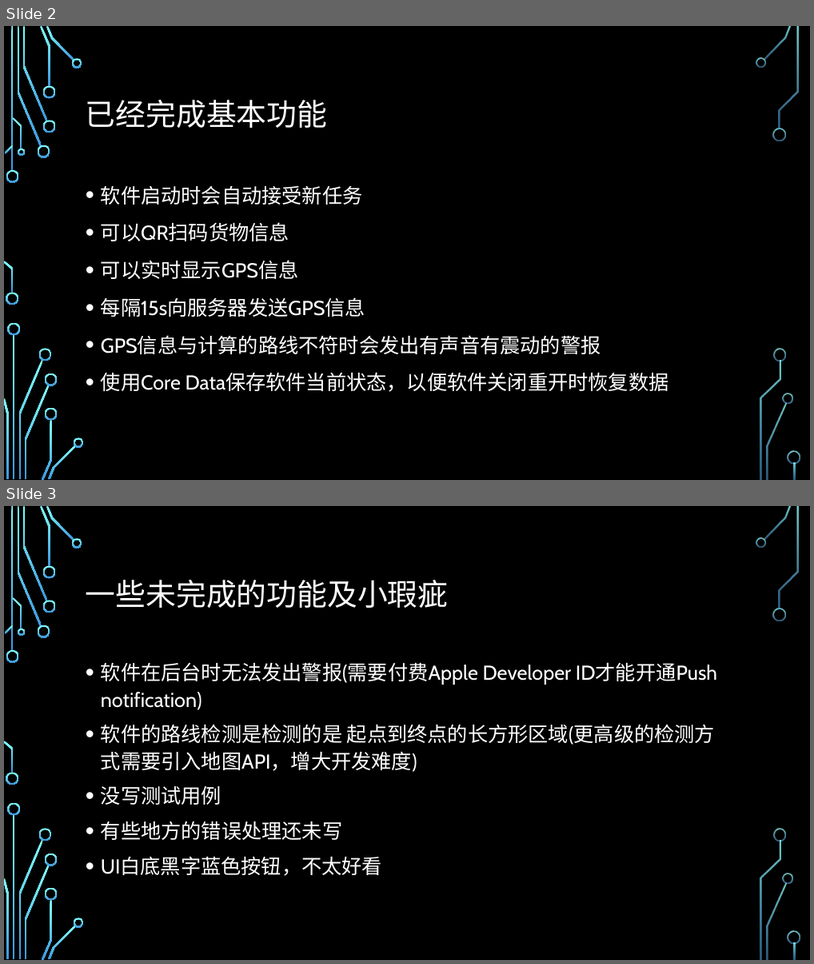
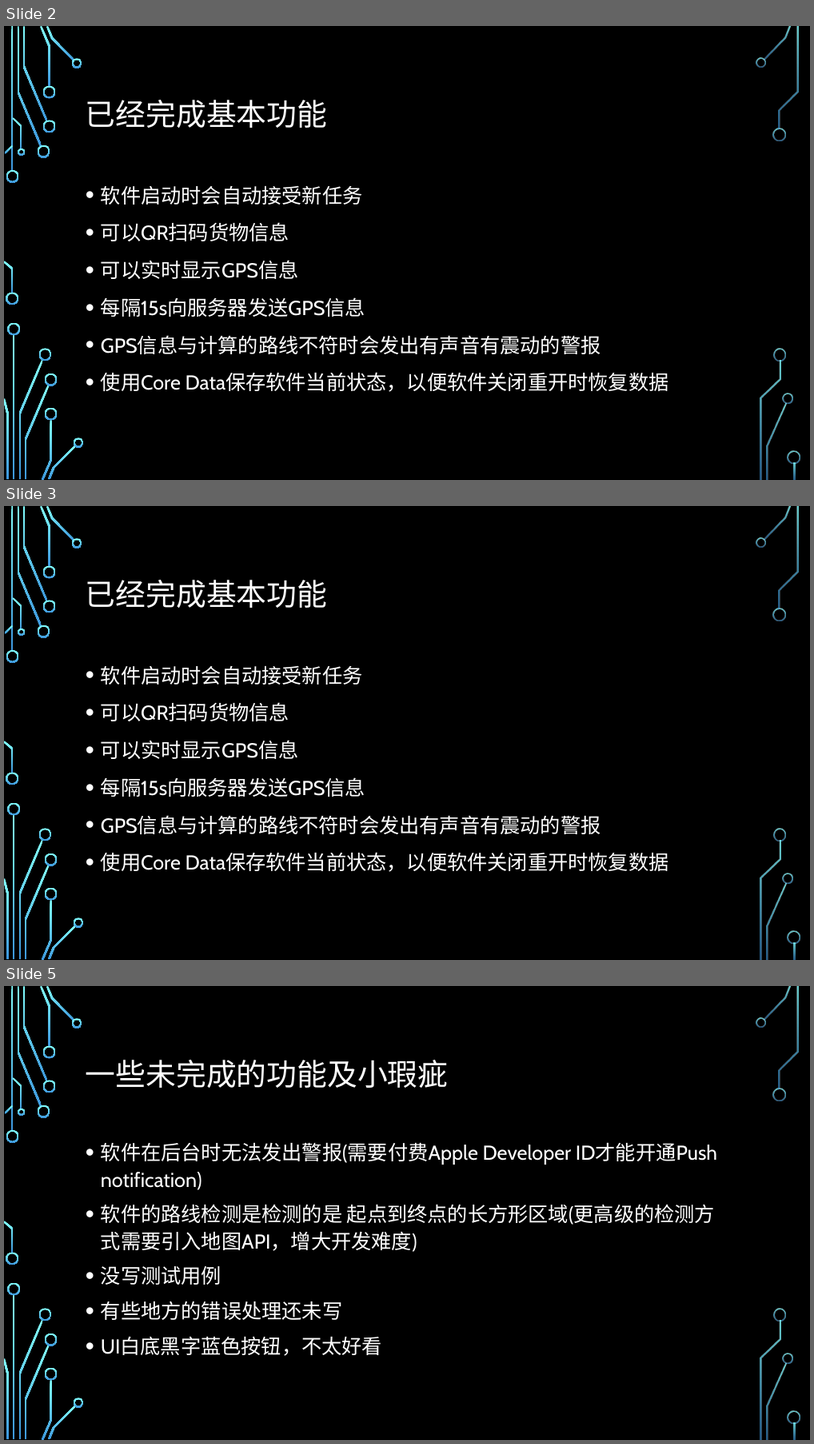
Before and after one commit to arslan2012/delivery-app, a slide deck: docs/中期答辩.pptx. Shown one above the other, each under a label of ours: slides 2 and 3 before the commit, slides 2, 3 and 5 after it; the slides between them are not shown. The pictures are 814x964 and 814x1444 pixels, drawn with LibreOffice and Linux fonts; fonts in the diff are those of the drawing; background and template pictures are left out. Boxes give left, top, right and bottom in pixels: in the first picture for what was removed or moved away, otherwise in the second. Text is boxed around its words. In the diff, an @@ line names an element or a change of style, - is before the commit and + after.

```diff
--- a/docs/中期答辩.pptx
+++ b/docs/中期答辩.pptx
@@ slide 3 added at (x1=4, y1=506, x2=810, y2=960), background picture (left out); not listed: 36 template elements that a slide beside it also shows @@
@@ title added at (x1=86, y1=580, x2=327, y2=608), 36 pt, text #FFFFFF @@
+已经完成基本功能
@@ text added at (x1=101, y1=665, x2=670, y2=872), 24 pt, text #FFFFFF @@
+• 软件启动时会自动接受新任务
+• 可以QR扫码货物信息
+• 可以实时显示GPS信息
+• 每隔15s向服务器发送GPS信息
+• GPS信息与计算的路线不符时会发出有声音有震动的警报
+• 使用Core Data保存软件当前状态，以便软件关闭重开时恢复数据
@@ what was slide 3 is now slide 5 @@
```
Also in this commit, not shown: 1 other slide added, 2 other files.
